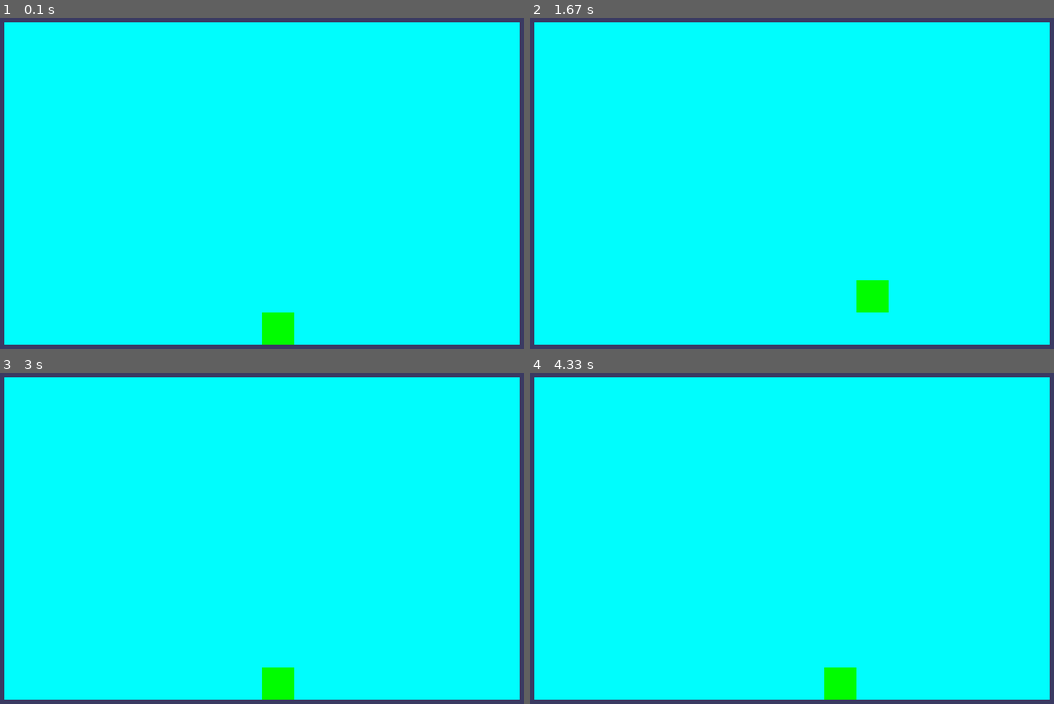
Above: before the commit, frames 1-4 (two rows, left to right).
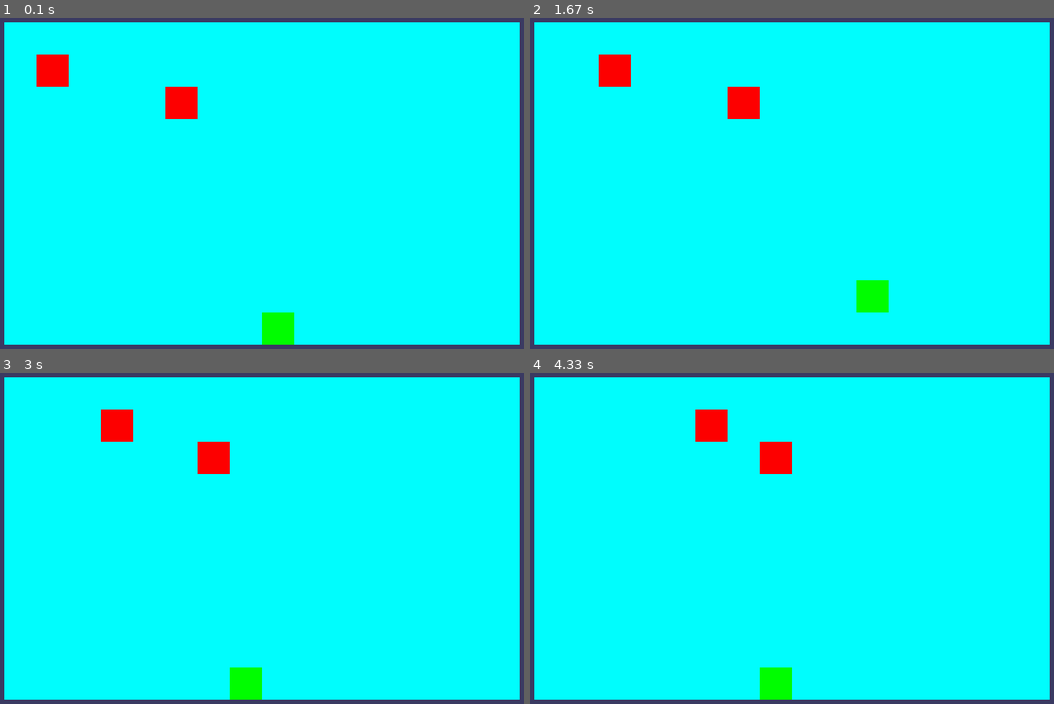
Above: after the commit, the same moments.

Repository: drinkincode/pygame-stream
Game: pygame game, started from main.py
Same seed, same stepped clock (60 frames per second), same inputs: the game is played once before the commit and once after it.
Inputs:
- Up to frame 1 (0.1 s): no input
- Up to frame 2 (1.67 s): hold Right 0.33-0.8 s; hold Up 0.83-1.13 s; hold Right 1.17-1.63 s
- Up to frame 3 (3 s): hold Left 1.67-2.2 s; tap A at 1.82 s; hold Down 2.23-2.53 s; hold Left 2.57-2.97 s
- Up to frame 4 (4.33 s): hold Up 3-3.37 s; tap A at 3.15 s; hold Right 3.4-4.03 s; hold Down from 4.07 s (still down)

The runs differ from the first frame. In frame 1, 1.2% of the frame differs, in the area x 6-38%, y 11-31%; in frame 2, 1.2%; in frame 3, 2.4%, in the area x 19-57%, y 11-99%; in frame 4, 2.4%.

Commit message:
npc movement complete - bug fixed

Diff:
--- a/actors/npcActor.py
+++ b/actors/npcActor.py
@@ -12,13 +12,14 @@
         attackList = self.actorDict['attackList']
         x = self.actorDict['x']
         y = self.actorDict['y']
+        color = self.actorDict['color']
 
         super().__init__(name, statsList, attackList, x, y)
-
-        self.path = list[npcDict['path']]
+        self.color = color
+        self.path = list(npcDict['path'])
 
         self.nextMove = self.path[0]
-        self.nextMoveTicks = self.nextMove[1]
+        self.nextMoveTicks = 0
 
         self.pathLoc = 0
 
@@ -31,7 +32,7 @@
     def getUpdate(self, ticks):
 
         # No Update
-        if ticks >= self.nextMoveTicks:
+        if ticks < self.nextMoveTicks:
             return False
 
         # set new loc -> [x, y]
@@ -47,6 +48,7 @@
         # set next move
         self.nextMove = self.path[self.pathLoc]
         # update ticks to next move
+        # print(self.nextMove[1])
         self.nextMoveTicks = ticks + self.nextMove[1]
 
         return newLoc
--- a/actors/npcHandler.py
+++ b/actors/npcHandler.py
@@ -5,19 +5,19 @@
     def __init__(self):
        self.npcList = []
 
+    def createBulkNpcs(self, npcsList: list):
+        for npcDict in npcsList:
+            self.createNpc(npcDict)
+
     def createNpc(self, npcDict: dict):
         # actor: Actor, updatesList: list, path: list, timePerMove
 
-        actor = npcDict['actor']
-        pathList = npcDict['path']
+        # actor = npcDict['actor']
+        # pathList = npcDict['path']
 
-        newNpc = NpcActor(actor, pathList)
+        newNpc = NpcActor(npcDict)
         self.npcList.append(newNpc)
         return True
-
-    def createBulkNpcs(self, npcsList: list):
-        for npcDict in npcsList:
-            self.createNpc(npcDict)
 
     def getNpcUpdates(self, ticks, updatesList: list):
         for i in range(len(self.npcList)):
--- a/main.py
+++ b/main.py
@@ -62,7 +62,7 @@
         # direction sprite is facing
         direction = RIGHT
         updatesList = []
-        updatesList = NpcHandler.getNpcUpdates(pygame.time.get_ticks() , updatesList)
+        updatesList = NpcHandler.getNpcUpdates(pygame.time.get_ticks(), updatesList)
         for event in pygame.event.get(): # event handling loop
             currXYList = boardHandler.actorPosDict[player.name]
             newX = currXYList[0]
@@ -97,7 +97,7 @@
                     else:
                         newY = 0
 
-        updatesList.append([player, newX, newY])
+                updatesList.append([player, newX, newY])
         boardHandler.updateBoard(updatesList)
         drawBoard(boardHandler.board)
 
@@ -136,7 +136,35 @@
     return updatesList, npc_num_moves
 
 def startNcpHandler():
+    npcPath = []
+
+    moveX = 1
+    moveY = 1
+    moveTime = 1000
+    move = [[moveX, moveY], moveTime]
+    npcPath.append(move)
+
+    npcNumMoves = 4
+    for i in range(npcNumMoves):
+        moveX += 1
+        move = [[moveX, moveY], moveTime]
+        npcPath.append(move)
+
+    npcPath2 = []
+    moveY += 1
+    moveTime += 500
+    move = [[moveX, moveY], moveTime]
+    npcPath2.append(move)
+    for i in range(npcNumMoves):
+        moveX += 1
+        move = [[moveX, moveY], moveTime]
+        npcPath2.append(move)
+
+    print('npc1 path: ' + str(npcPath))
+    print('npc2 path: ' + str(npcPath2))
+
     npcList = [
+
         {
             'actor': {
                 'name': 'npc',
@@ -152,11 +180,11 @@
                         'atkCost': []
                     }
                 ],
-                'xPos': 0,
-                'yPos': 0,
+                'x': 1,
+                'y': 1,
                 'color': RED
             },
-            'path': [],
+            'path': npcPath,
         },
         {
             'actor': {
@@ -173,15 +201,15 @@
                         'atkCost': []
                     }
                 ],
-                'xPos': 0,
-                'yPos': 0,
+                'x': 1,
+                'y': 2,
                 'color': RED
             },
-            'path': [],
+            'path': npcPath2,
         }
     ]
     npcHandler = NpcHandler()
-    npcHandler.createBulkNpcs
+    npcHandler.createBulkNpcs(npcList)
     return npcHandler
 
 def startGame(boardHandler: BoardHandler):
